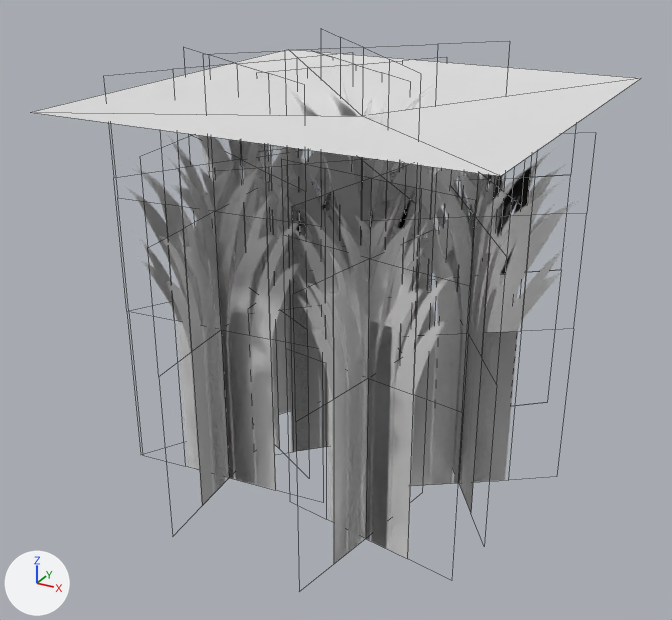
A saved change to the FBX model Spring/Assets/Spring/Models/grass/myGrass.fbx.
Both versions are drawn from a 50 mm camera at (1.91, -3.72, 1.58) aimed at (-0.08, -0.11, -0.22). Every picture has the same lights, and +X, +Y and +Z are marked at lower left. Mesh edges are drawn as thin lines. Where no turn or scale is listed for an object, it has been applied to the vertices.

Objects in the first picture: 'Flower', 'Grass'.
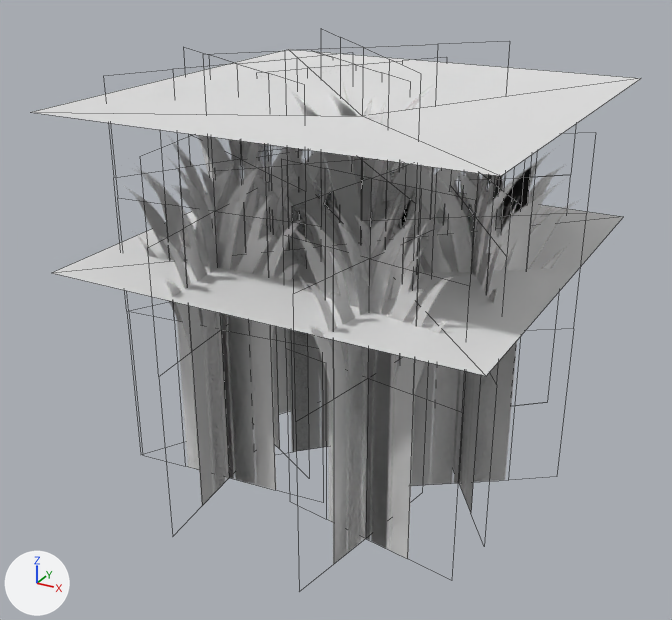
Boxes [x1, y1, x2, y2] around the edits, measured in the pictures (672 x 620 px):
'UnderwaterFlower', added
    after: [52, 175, 623, 376]

Diff of the bpy script that builds the scene:
```diff
--- a/Spring/Assets/Spring/Models/grass/myGrass.fbx.py
+++ b/Spring/Assets/Spring/Models/grass/myGrass.fbx.py
@@ me_plane_001 @@
+me_plane_001.from_pydata([(-1.0, -1.0, 0.1), (1.0, -1.0, 0.1), (-1.0, 1.0, 0.1), (1.0, 1.0, 0.1), (0.0, 0.0, 0.1)], [], [(3, 2, 4), (0, 1, 4), (1, 3, 4), (2, 0, 4)])
+me_plane_001.materials.append(mat_flower)  # white #e7e7e7
@@ ob_underwaterflower @@
+ob_underwaterflower = bpy.data.objects.new('UnderwaterFlower', me_plane_001)
+ob_underwaterflower.location = (0.0, 0.0, 0.0)
```
